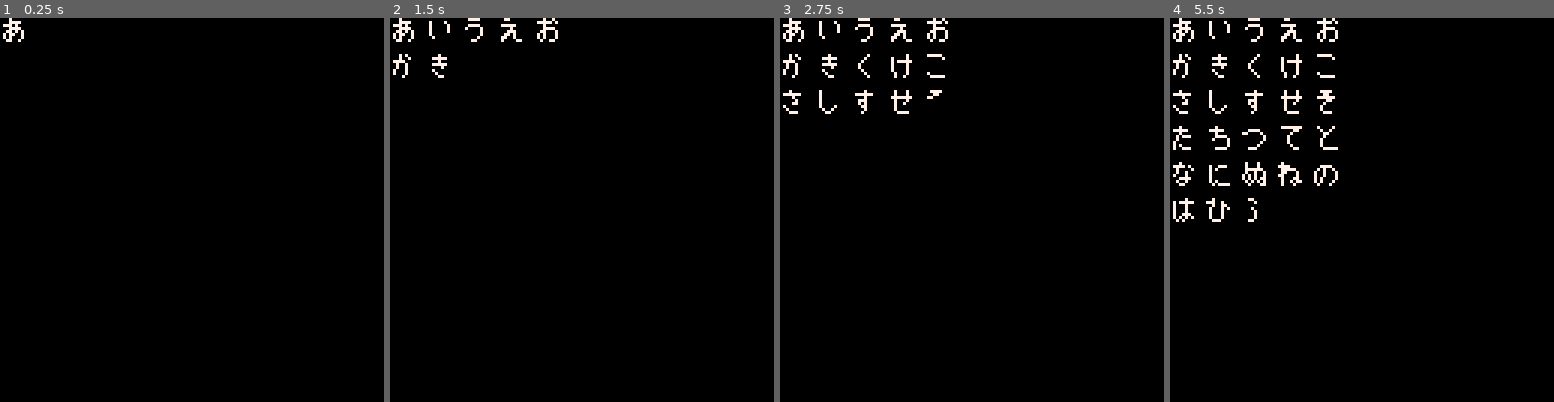
Above: before the commit, frames 1-4 (left to right).
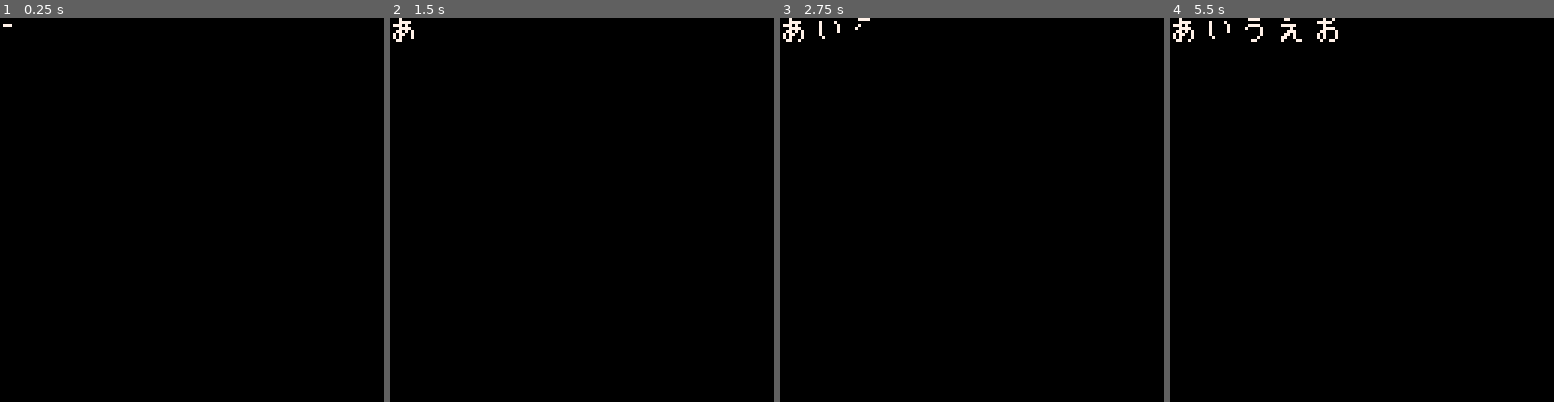
Above: after the commit, the same moments.

Repository: SestrenExsis/KanaPractice
Game: PICO-8 cartridge kana_practice.p8
Same seed, same stepped clock (60 frames per second), same inputs: the game is played once before the commit and once after it.
Inputs:
- Up to frame 1 (0.25 s): no input
- Up to frame 2 (1.5 s): tap X (X key) at 0.33, 1.07 s
- Up to frame 3 (2.75 s): hold Right 1.6-2.1 s; tap X (X key) at 1.85 s; hold Up 2.15-2.42 s; hold Right from 2.47 s (still down)
- Up to frame 4 (5.5 s): tap X (X key) at 2.97, 4.08, 5.2 s; release Right at 3.03 s; hold Left 3.08-3.58 s; hold Down 3.63-3.97 s; hold Right 4.02-4.68 s; hold Up 4.73-5.03 s; hold Left from 5.08 s (still down)

The runs differ from the first frame. In frame 1, 0.1% of the frame differs, in the area x 0-7%, y 0-7%; in frame 2, 0.6%; in frame 3, 1.2%; in frame 4, 2.5%, in the area x 0-44%, y 0-54%.

Commit message:
Draw strokes pixel-by-pixel
The function hangs when trying to draw /sa/, so
I am skipping it for now. It also fails to draw
all of /yo/ completely.

Diff:
--- a/kana_practice.p8
+++ b/kana_practice.p8
@@ -59,10 +59,10 @@
 	"n"
 	}
 	for k,v in pairs(list) do
-		if v~="  " then
+		if v~="  " and v~="sa" then
 			x=12*((k-1)%5)
 			y=12*(flr((k-1)/5))
-			drawkana(v,x,y)
+			drawkana2(v,x,y)
 		end
 	end
 	cls()
@@ -191,6 +191,68 @@
 _kana["wa"]={135,136,137,138}
 _kana["wo"]={139,140,141,142}
 _kana["n"]={143,144}
+
+function wait(frames)
+	for i=1,frames do
+		flip()
+	end
+end
+
+function drawkana2(kana,x,y)
+	local n={-1,0,1,0,0,-1,0,1,-1,-1,1,-1,-1,1,1,1}
+	local px=-1
+	local py=-1
+	-- scan through all frames
+	for id in all(_kana[kana]) do
+		-- find start of stroke
+		local found=false
+		local sx=8*(id%16)
+		local sy=8*flr(id/16)
+		for x=0,7 do
+			for y=0,7 do
+				if sget(sx+x,sy+y)==7 then
+					-- pause between strokes
+					if x!=px and y!=py then
+						wait(5)
+					end
+					px=x
+					py=y
+					found=true
+					break
+				end
+				if (found) break
+			end
+		 if (found) break
+		end
+		-- follow stroke path
+		local found=true
+		local dx=0
+		local dy=0
+		while found do
+			-- draw current pixel
+			pset(x+px,y+py,7)
+			flip()
+			found=false
+			-- find neighbors
+			for i=1,#n,2 do
+				local nx=px+n[i]
+				local ny=py+n[i+1]
+				if nx>=0 and nx<=7 and
+				   ny>=0 and ny<=7 and
+				   (n[i]!=dx or n[i+1]!=dy) then
+					if sget(sx+nx,sy+ny)==14 then
+						px=nx
+						py=ny
+						dx=-n[i]
+						dy=-n[i+1]
+						found=true
+						break
+					end
+				end
+			end -- for
+		end -- while
+	end -- for
+end -- function
 
 function drawkana(kana,x,y)
 	for id in all(_kana[kana]) do
